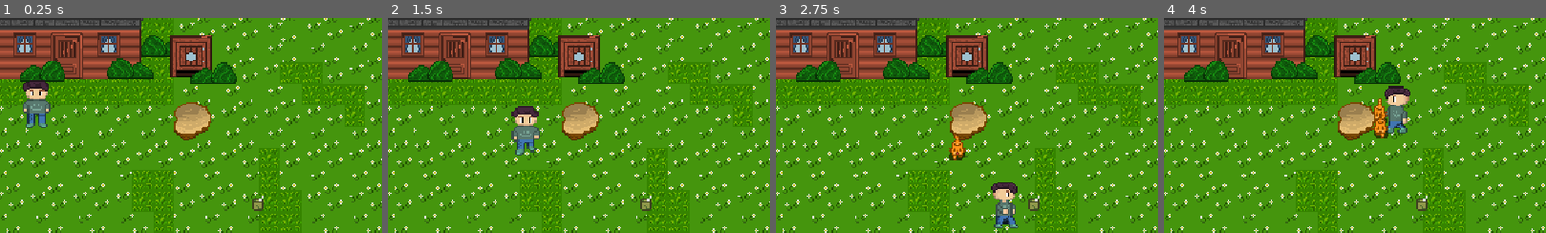
Above: before the commit, frames 1-4 (left to right).
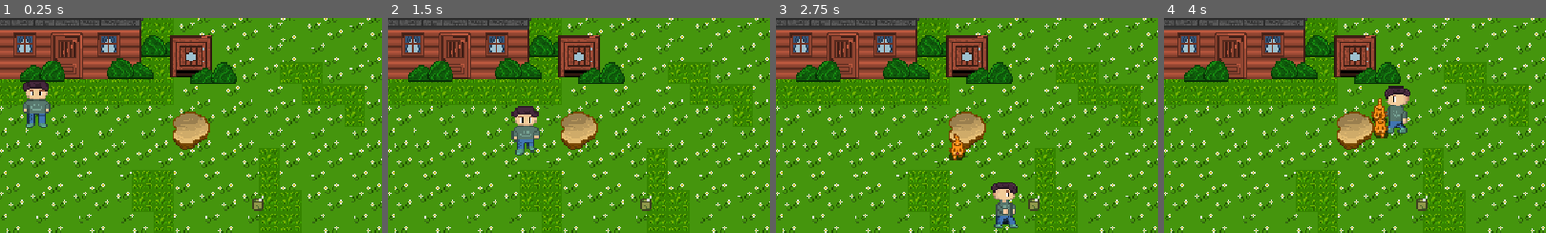
Above: after the commit, the same moments.

Repository: JbOlivete/my-orens-cat
Game: Godot game, scene res://asset/scene/game.tscn
Two runs of this game, one before a commit and one after it. Both use one fixed random seed, a clock stepped at 60 frames per second and the inputs below.
Inputs:
- Up to frame 1 (0.25 s): no input
- Up to frame 2 (1.5 s): tap Enter at 0.5 s; hold D (move_right) 0.53-1.28 s; hold S (move_down) from 1.28 s (still down)
- Up to frame 3 (2.75 s): release S (move_down) at 2.03 s; hold D (move_right) from 2.03 s (still down)
- Up to frame 4 (4 s): release D (move_right) at 2.78 s; hold W (move_up) 2.78-3.53 s; hold A (move_left) from 3.53 s (still down)
The pictures show only the part of the screen within x 42-92%, y 31-81%; the shares and areas given below are measured in that part.

The runs differ from the first frame. In frame 1, 1.5% of the frame differs, in the area x 45-56%, y 39-62%; in frame 2, 1.5%; in frame 3, 1.3%; in frame 4, 1.5%.

Commit message:
Change scene property

Diff:
--- a/asset/scene/game.tscn
+++ b/asset/scene/game.tscn
@@ -118,6 +118,10 @@
 one_shot = true
 
 [node name="Mudspawnpoint" type="Marker2D" parent="ysort" unique_id=223053041]
+
+[node name="mudSlowduration" type="Timer" parent="ysort" unique_id=1751706928]
+wait_time = 5.071000000000001
+one_shot = true
 
 [node name="TextureProgressBar" type="TextureProgressBar" parent="." unique_id=79950311]
 offset_left = 34.0
@@ -208,6 +212,7 @@
 [connection signal="timeout" from="ysort/spawnpoint/catTimerSpawn" to="." method="_on_cat_timer_spawn_timeout"]
 [connection signal="body_entered" from="ysort/milkteaSpawnPoint/Milktea" to="." method="_on_milktea_body_entered"]
 [connection signal="timeout" from="ysort/milkteaRespawn" to="." method="_on_milktea_respawn_timeout"]
+[connection signal="timeout" from="ysort/mudSlowduration" to="." method="_on_mud_slowduration_timeout"]
 [connection signal="pressed" from="EndGamePopup/retry" to="." method="_on_retry_pressed"]
 
 [editable path="ysort/player"]
--- a/asset/scene/mud.tscn
+++ b/asset/scene/mud.tscn
@@ -1,14 +1,16 @@
 [gd_scene format=3 uid="uid://divfl7kyr1eue"]
 
 [ext_resource type="Texture2D" uid="uid://derqiggfvdoot" path="res://asset/sprites/mud.png" id="1_aumge"]
+[ext_resource type="Script" uid="uid://br1o685a1exl3" path="res://asset/script/mud_area_2d.gd" id="2_40er6"]
 
 [sub_resource type="CircleShape2D" id="CircleShape2D_1vivr"]
 
 [node name="Mud" type="Sprite2D" unique_id=2137843844]
-position = Vector2(1, -7)
 texture = ExtResource("1_aumge")
 
 [node name="Area2D" type="Area2D" parent="." unique_id=1504034034]
+collision_mask = 2
+script = ExtResource("2_40er6")
 
 [node name="CollisionShape2D" type="CollisionShape2D" parent="Area2D" unique_id=269360878]
 position = Vector2(0, -2)
Not shown, added: asset/script/mud_area_2d.gd.uid
